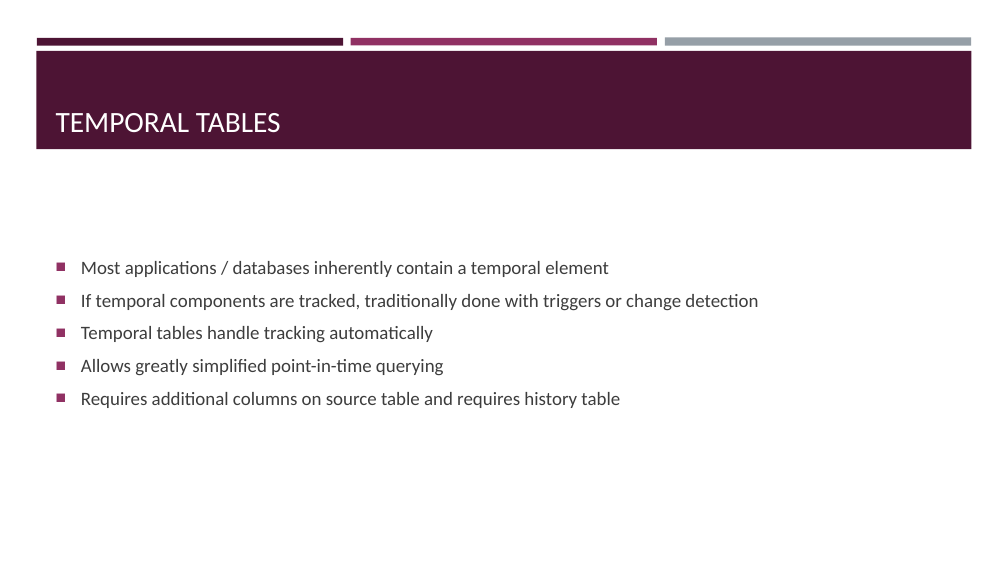
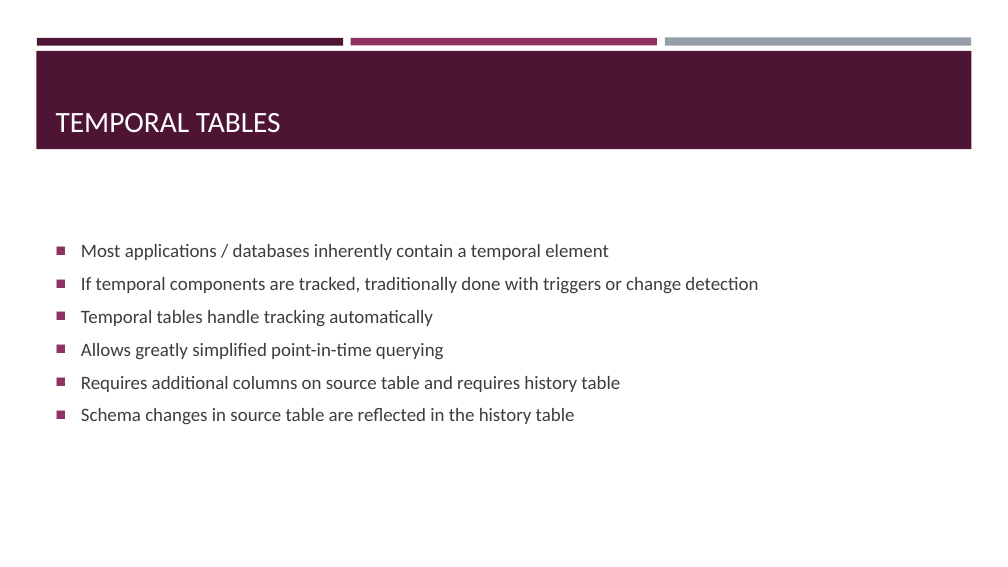
Before and after one commit to sqltran/SevenAwesomeSQLFeatures, a slide deck: slide 17 of AwesomeFreeSQLServerFeatures.pptx. Drawn at 1008x567 pixels with LibreOffice and Linux fonts; fonts in the diff are those of the drawing. Boxes give left, top, right and bottom in pixels: in the first picture for what was removed or moved away, otherwise in the second. Text is boxed around its words. In the diff, an @@ line names an element or a change of style, - is before the commit and + after.

Commit message:
Temporal table limitations.

```diff
--- a/AwesomeFreeSQLServerFeatures.pptx
+++ b/AwesomeFreeSQLServerFeatures.pptx
@@ text at box(81, 408, 575, 425): paragraph added @@
+■ Schema changes in source table are reflected in the history table
```
Also in this commit, not shown: 2 slides added.
